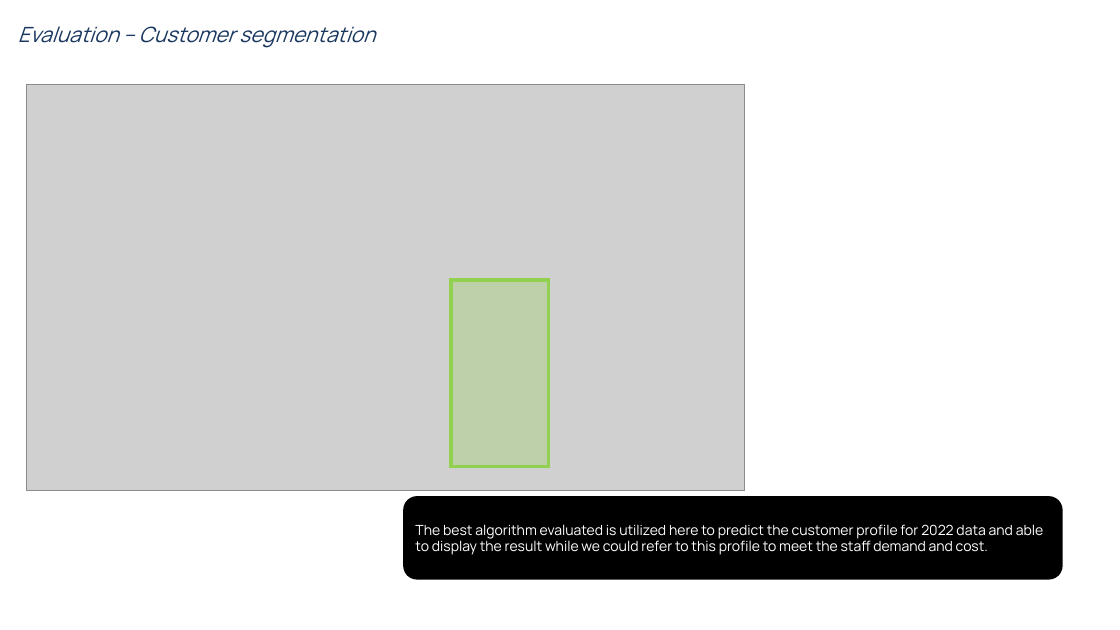
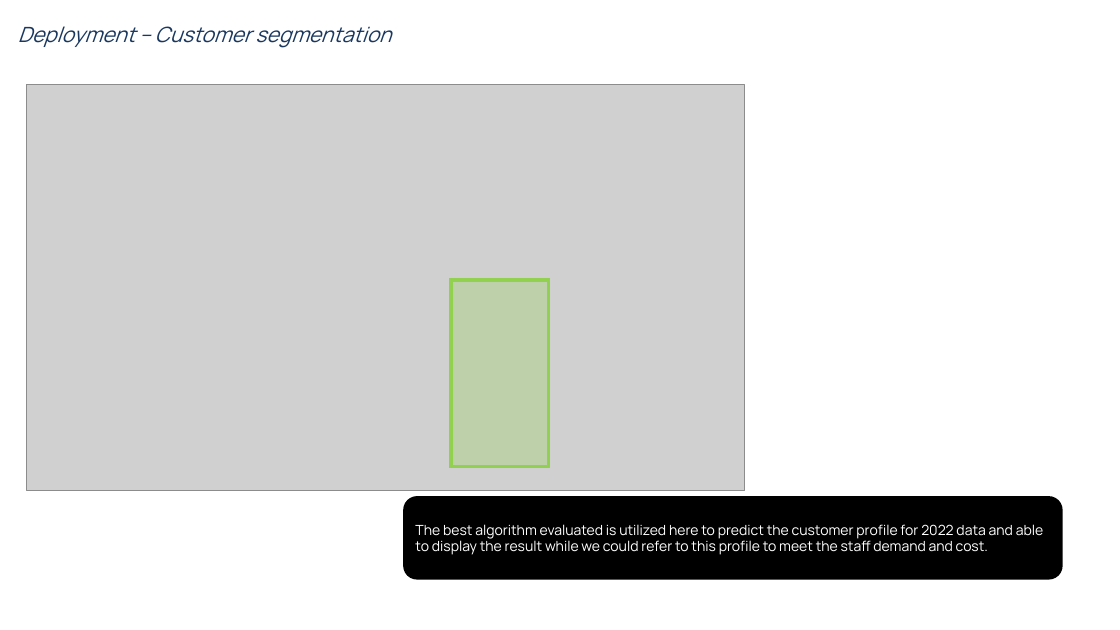
Before and after one commit to srikanthmurali/SalesAnalytics, a slide deck: slide 14 of Sales Analytics.pptx. Drawn at 1120x630 pixels with LibreOffice and Linux fonts; fonts in the diff are those of the drawing; grey boxes stand for pictures. Boxes give left, top, right and bottom in pixels: in the first picture for what was removed or moved away, otherwise in the second. Text is boxed around its words. In the diff, an @@ line names an element or a change of style, - is before the commit and + after.

```diff
--- a/Sales Analytics.pptx
+++ b/Sales Analytics.pptx
@@ text at (x1=18, y1=26, x2=391, y2=48): text changed @@
-Evaluation – Customer segmentation
+Deployment – Customer segmentation
```
